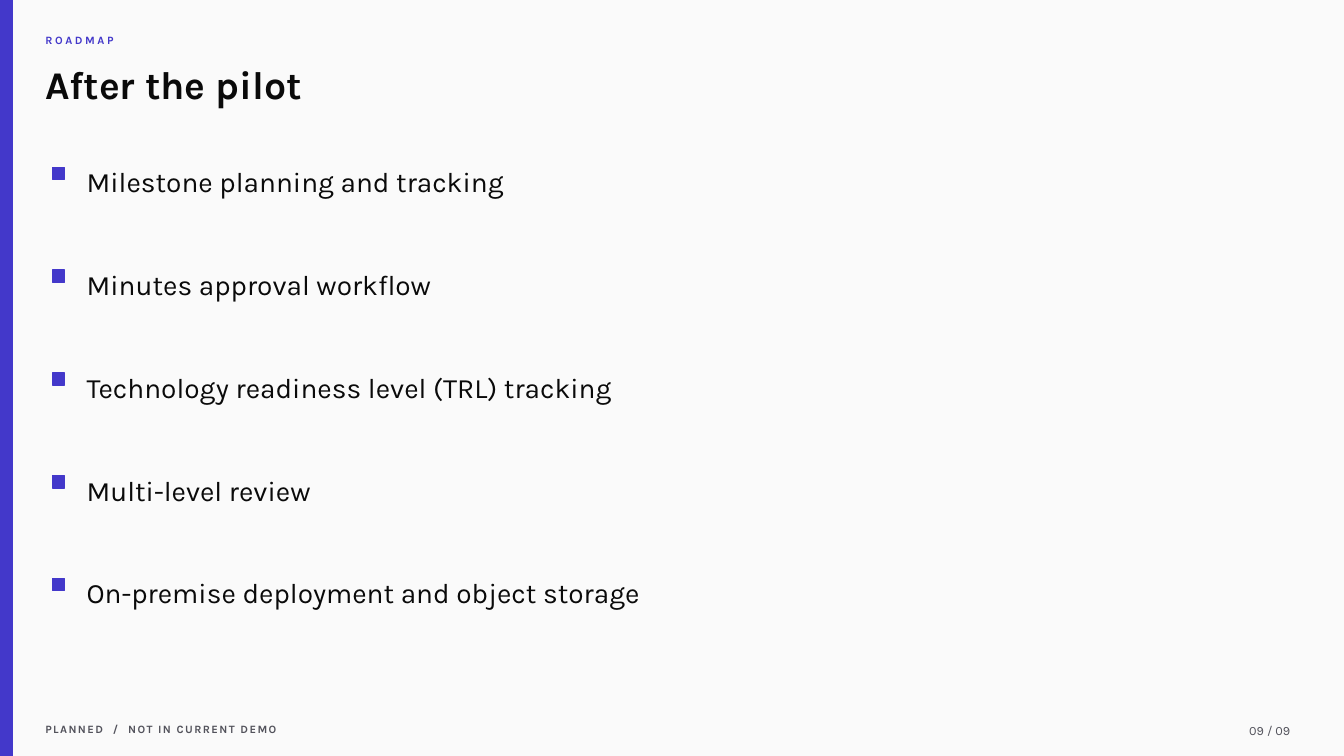
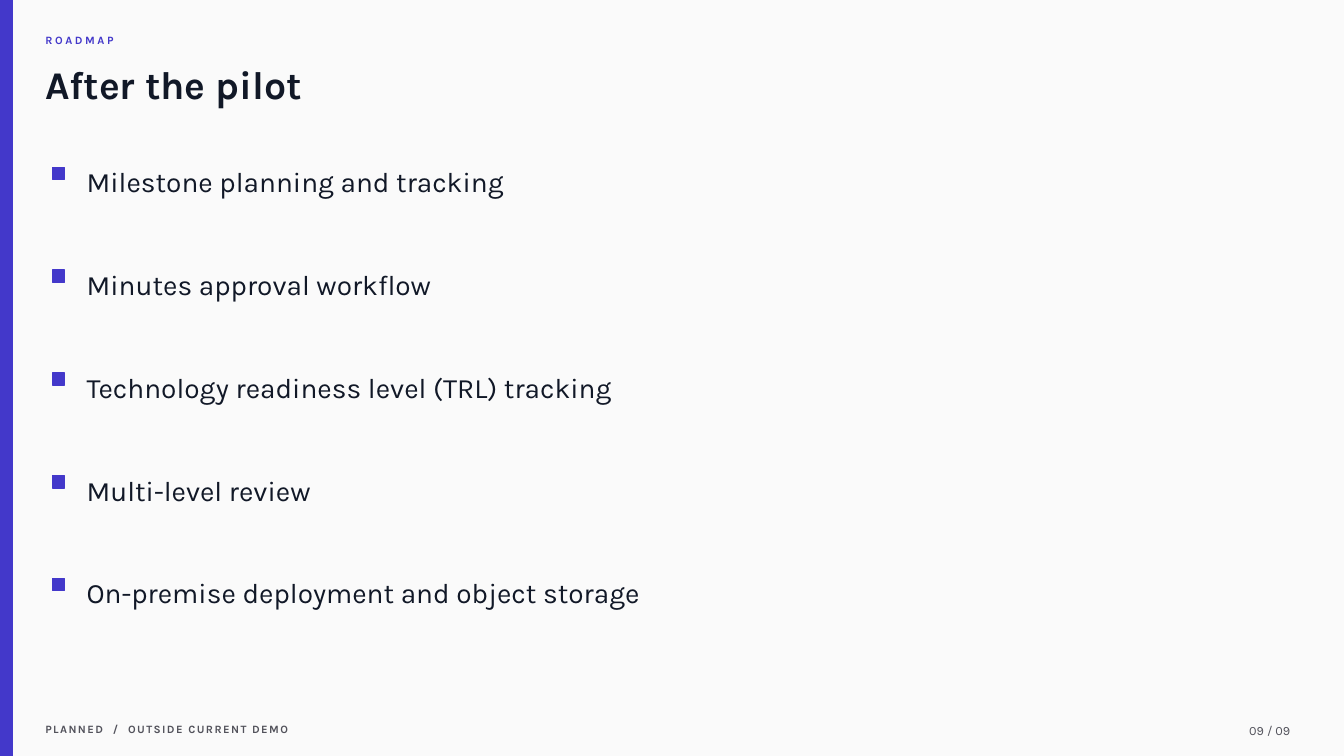
Before and after one commit to samarth-biztel/CVRDE, a slide deck: slide 9 of docs/CVRDE_Demo_Presentation.pptx. Drawn at 1344x756 pixels with LibreOffice and Linux fonts; fonts in the diff are those of the drawing. Boxes give left, top, right and bottom in pixels: in the first picture for what was removed or moved away, otherwise in the second. Text is boxed around its words. In the diff, an @@ line names an element or a change of style, - is before the commit and + after.

Commit message:
Refresh hosted demo presentation and walkthrough

```diff
--- a/docs/CVRDE_Demo_Presentation.pptx
+++ b/docs/CVRDE_Demo_Presentation.pptx
@@ text colour #0A0A0A to #111827 in 6 elements at (45, 71, 302, 109), (87, 172, 503, 199), (87, 275, 430, 302), (87, 378, 611, 405), (87, 481, 311, 502), (87, 583, 639, 610) @@
@@ text at (45, 725, 288, 733): text changed @@
-PLANNED / NOT IN CURRENT DEMO
+PLANNED / OUTSIDE CURRENT DEMO
```
Also in this commit, not shown: 7 other slides changed, 1 slide added, 1 slide removed, 12 other files.
